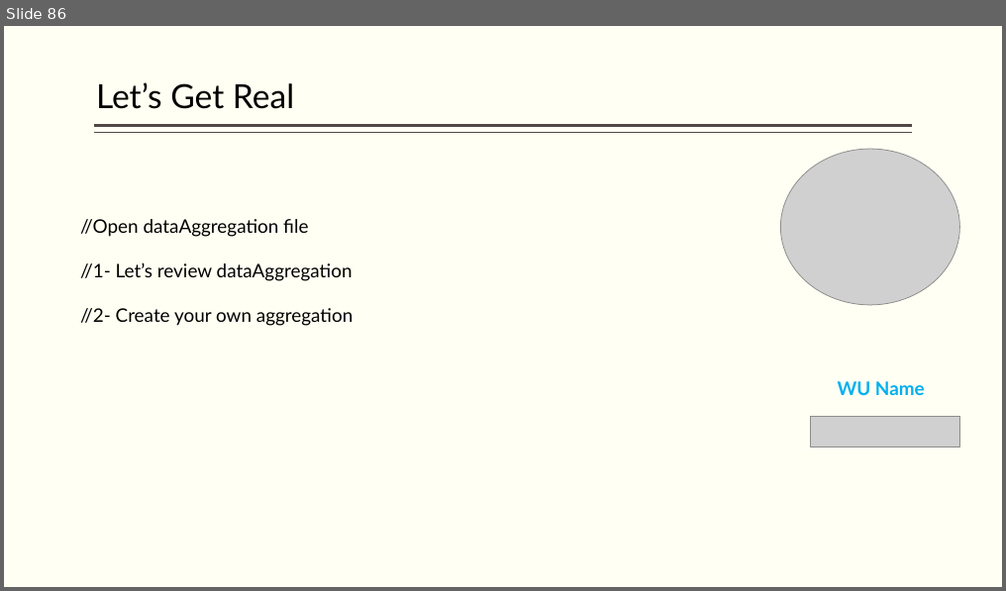
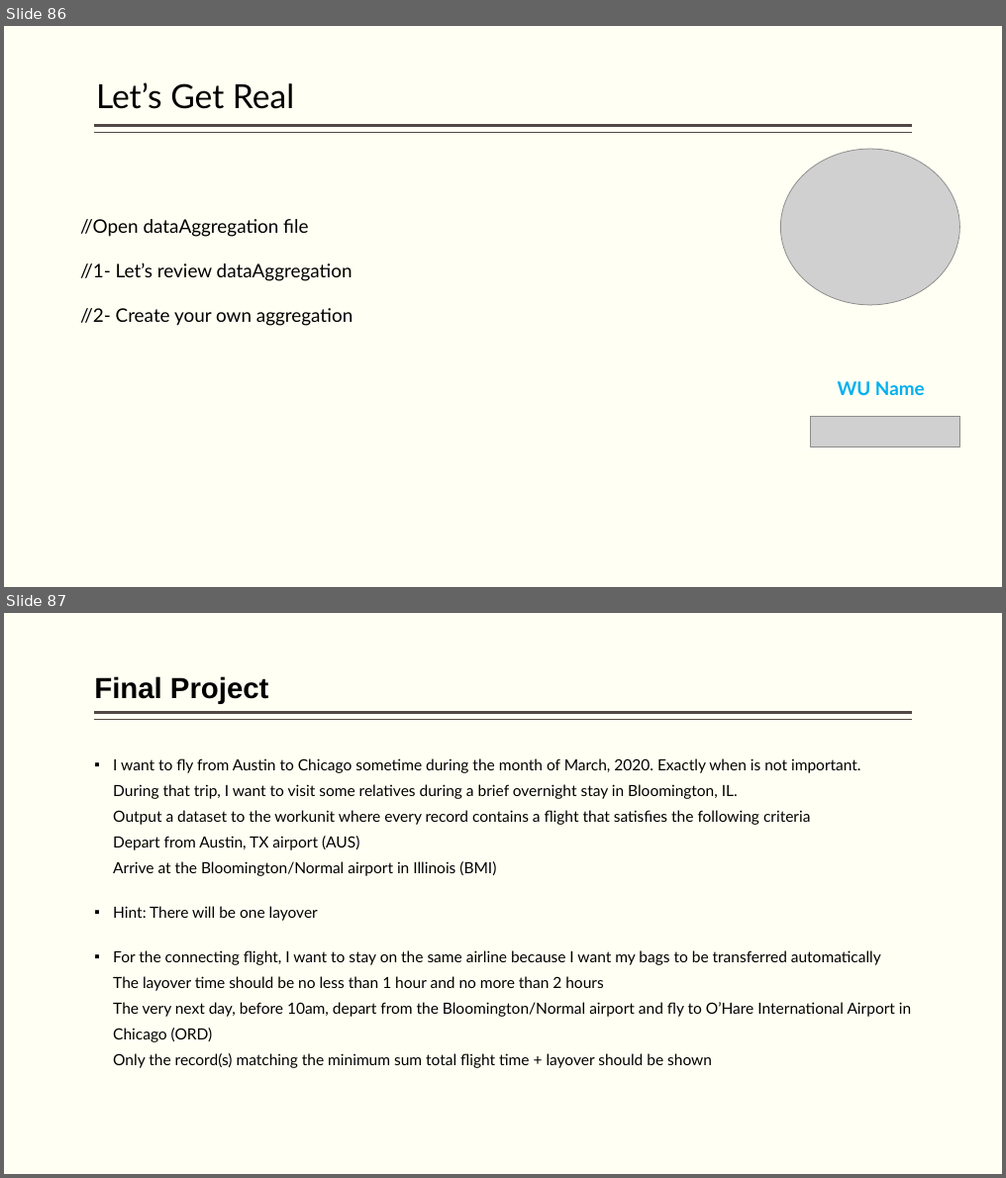
Before and after one commit to hpccsystems-solutions-lab/NCF-2021, a slide deck: BigData-ECL-NCF-2021.pptx. Shown one above the other, each under a label of ours: slide 86 before the commit, slides 86 and 87 after it. The pictures are 1006x591 and 1006x1178 pixels, drawn with LibreOffice and Linux fonts; fonts in the diff are those of the drawing; grey boxes stand for pictures. Boxes give left, top, right and bottom in pixels: in the first picture for what was removed or moved away, otherwise in the second. Text is boxed around its words. In the diff, an @@ line names an element or a change of style, - is before the commit and + after.

```diff
--- a/BigData-ECL-NCF-2021.pptx
+++ b/BigData-ECL-NCF-2021.pptx
@@ slide 87 added at (4, 613, 1002, 1174), background #FFFFF3; not listed: 2 template elements that a slide beside it also shows @@
@@ title added at (94, 676, 269, 704), 28 pt, text #000000, bold @@
+Final Project
@@ text added at (113, 759, 911, 1068), 14.8 pt, text #000000 @@
+▪ I want to fly from Austin to Chicago sometime during the month of March, 2020. Exactly when is not important.
+  During that trip, I want to visit some relatives during a brief overnight stay in Bloomington, IL.
+  Output a dataset to the workunit where every record contains a flight that satisfies the following criteria
+  Depart from Austin, TX airport (AUS)
+  Arrive at the Bloomington/Normal airport in Illinois (BMI)
+▪ Hint: There will be one layover
+▪ For the connecting flight, I want to stay on the same airline because I want my bags to be transferred automatically
+  The layover time should be no less than 1 hour and no more than 2 hours
+  The very next day, before 10am, depart from the Bloomington/Normal airport and fly to O’Hare International Airport in Chicago (ORD)
+  Only the record(s) matching the minimum sum total flight time + layover should be shown
```
Also in this commit, not shown: 2 other slides added, 5 other files.
